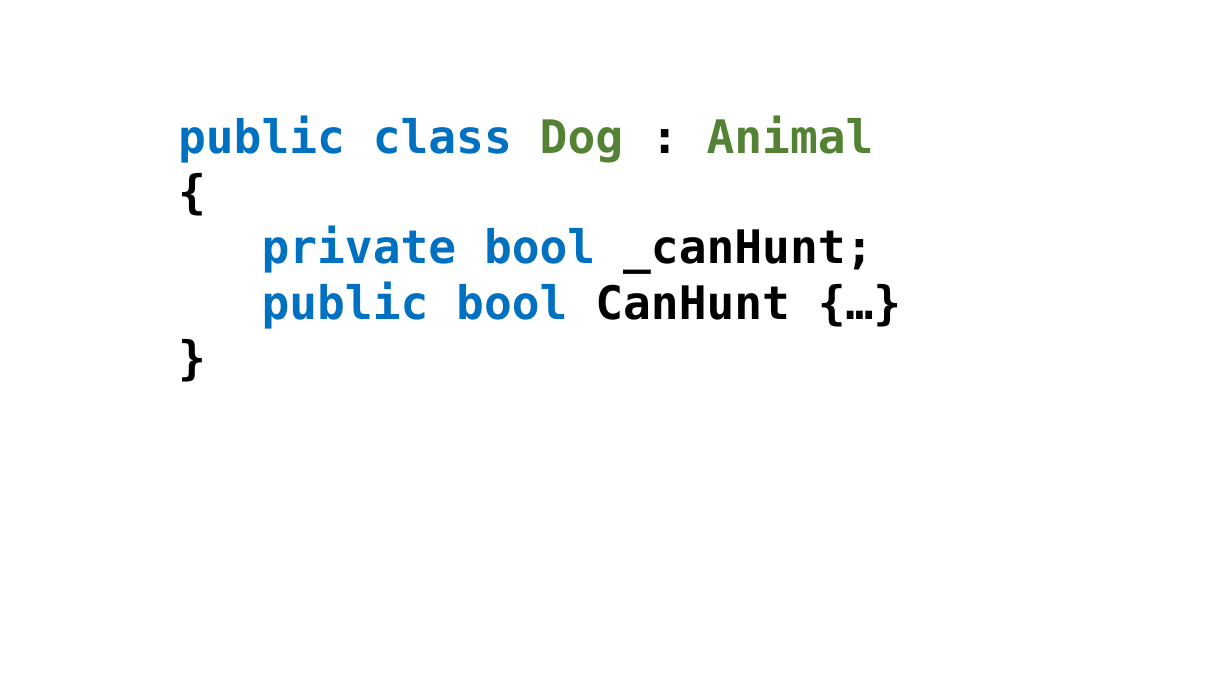
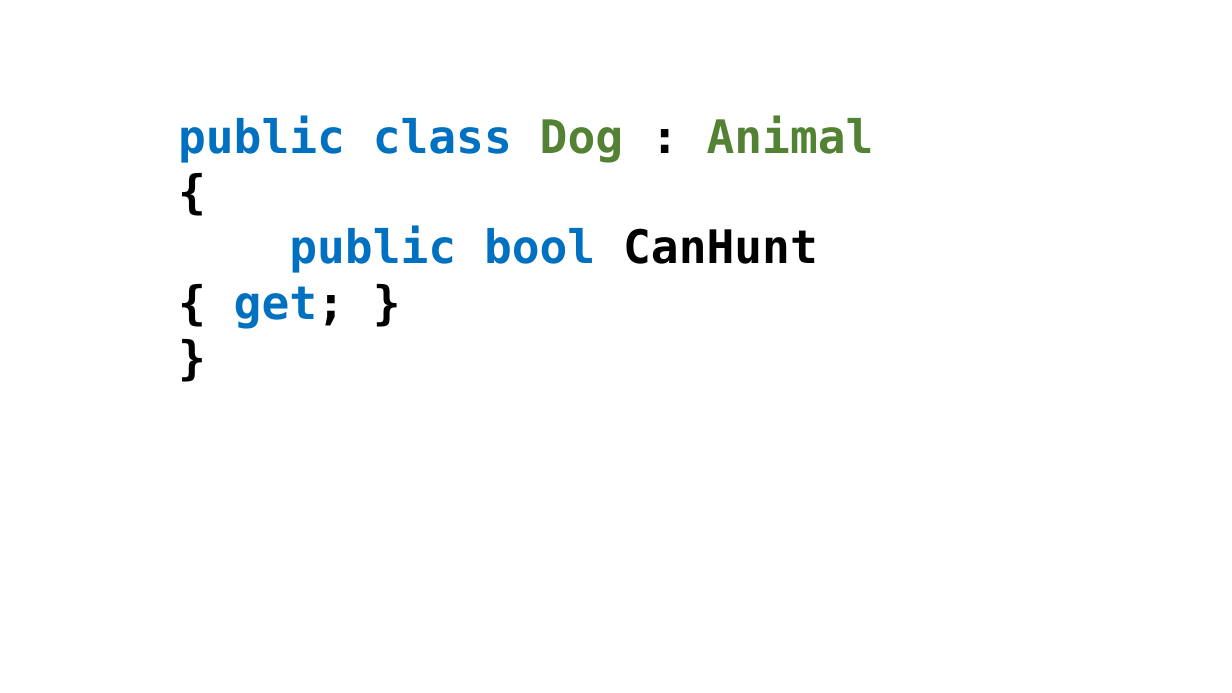
Before and after one commit to perslaursen/OOProg22, a slide deck: slide 12 of Chap/OOProg02/Presentations/InheritanceFundamentals.pptx. Drawn at 1232x693 pixels with LibreOffice and Linux fonts; fonts in the diff are those of the drawing. Boxes give left, top, right and bottom in pixels: in the first picture for what was removed or moved away, otherwise in the second. Text is boxed around its words. In the diff, an @@ line names an element or a change of style, - is before the commit and + after.

```diff
--- a/Chap/OOProg02/Presentations/InheritanceFundamentals.pptx
+++ b/Chap/OOProg02/Presentations/InheritanceFundamentals.pptx
@@ text at [234,226,818,329]: text changed @@
-private bool _canHunt;
-public bool CanHunt {…}
+public bool CanHunt { get; }
```
Also in this commit, not shown: 3 other slides changed, 38 other files.
